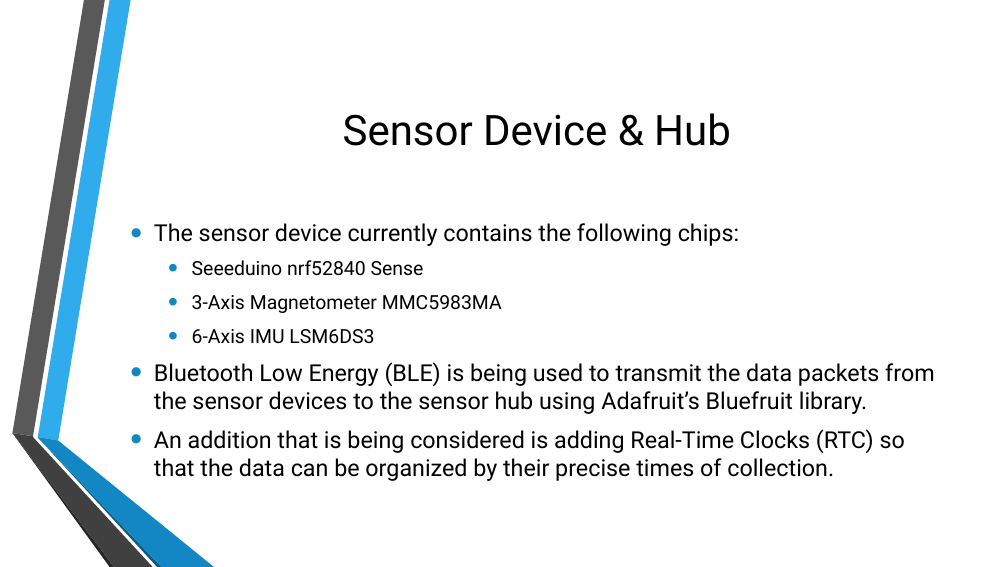
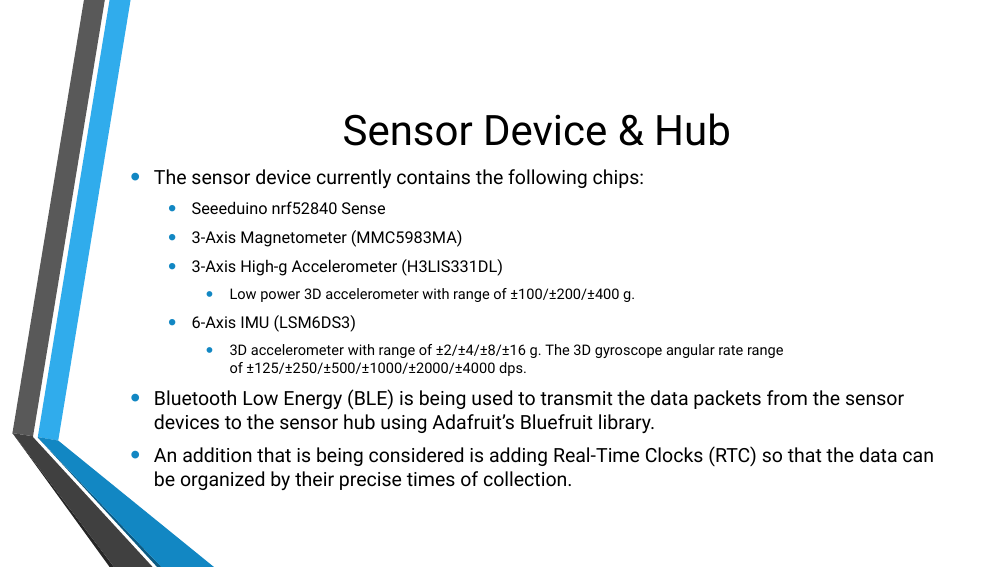
Before and after one commit to kyobg/HOOF-IMU, a slide deck: slide 13 of SDP_Summer_Progress.pptx. Drawn at 1008x567 pixels with LibreOffice and Linux fonts; fonts in the diff are those of the drawing; background and template pictures are left out. Boxes give left, top, right and bottom in pixels: in the first picture for what was removed or moved away, otherwise in the second. Text is boxed around its words. In the diff, an @@ line names an element or a change of style, - is before the commit and + after.

Commit message:
added info update to sensors

```diff
--- a/SDP_Summer_Progress.pptx
+++ b/SDP_Summer_Progress.pptx
@@ text "The sensor device currently contains ...": place and size @@
-text "The sensor device currently contains ..." at <box>154,223,934,481</box>
+text "The sensor device currently contains ..." at <box>154,169,934,490</box>
@@ text at <box>154,169,934,490</box>: size 22.2 to 18.6 pt in "The sensor device currently contains the following ...", "Bluetooth Low Energy (BLE) is being used ...", "An addition that is being considered is ..."; size 18.5 to 15.5 pt in "Seeeduino nrf52840 Sense" @@
@@ text at <box>192,230,784,376</box>: text changed; size 18.5 to 13.9 pt @@
-  • 3-Axis Magnetometer MMC5983MA
-  • 6-Axis IMU LSM6DS3
+  • 3-Axis Magnetometer (MMC5983MA)
+  • 3-Axis High-g Accelerometer (H3LIS331DL)
+    • Low power 3D accelerometer with range of ±100/±200/±400 g.
+  • 6-Axis IMU (LSM6DS3)
+    • 3D accelerometer with range of ±2/±4/±8/±16 g. The 3D gyroscope angular rate range of ±125/±250/±500/±1000/±2000/±4000 dps.
```
Also in this commit, not shown: 1 other slide changed.
